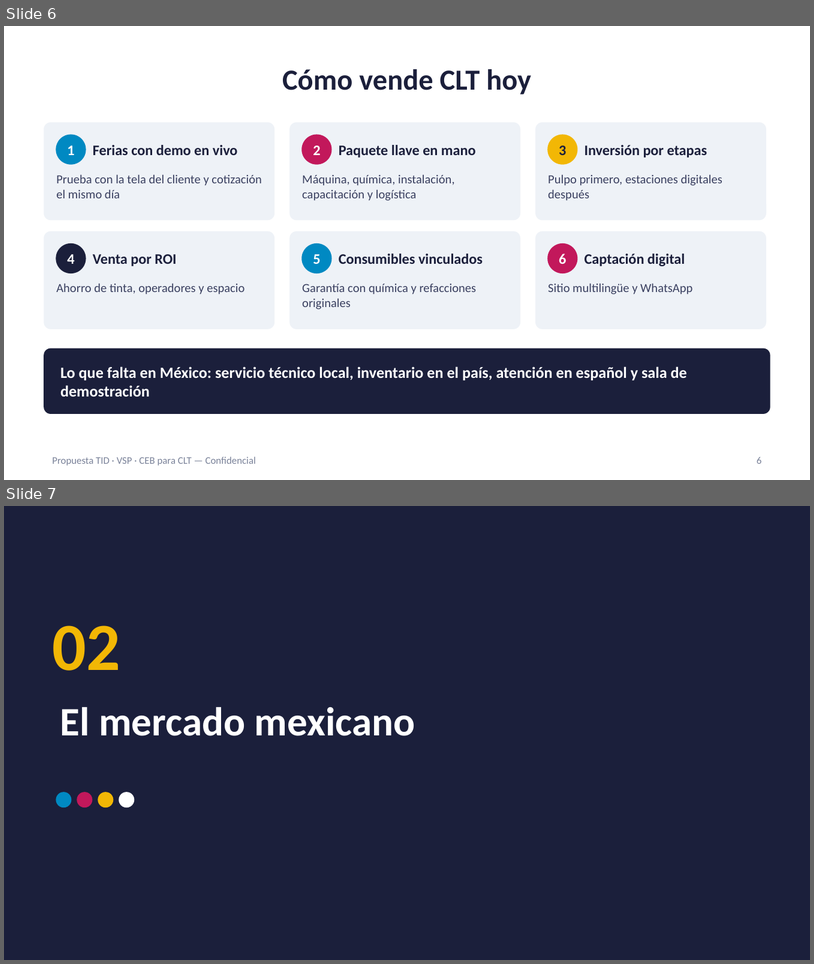
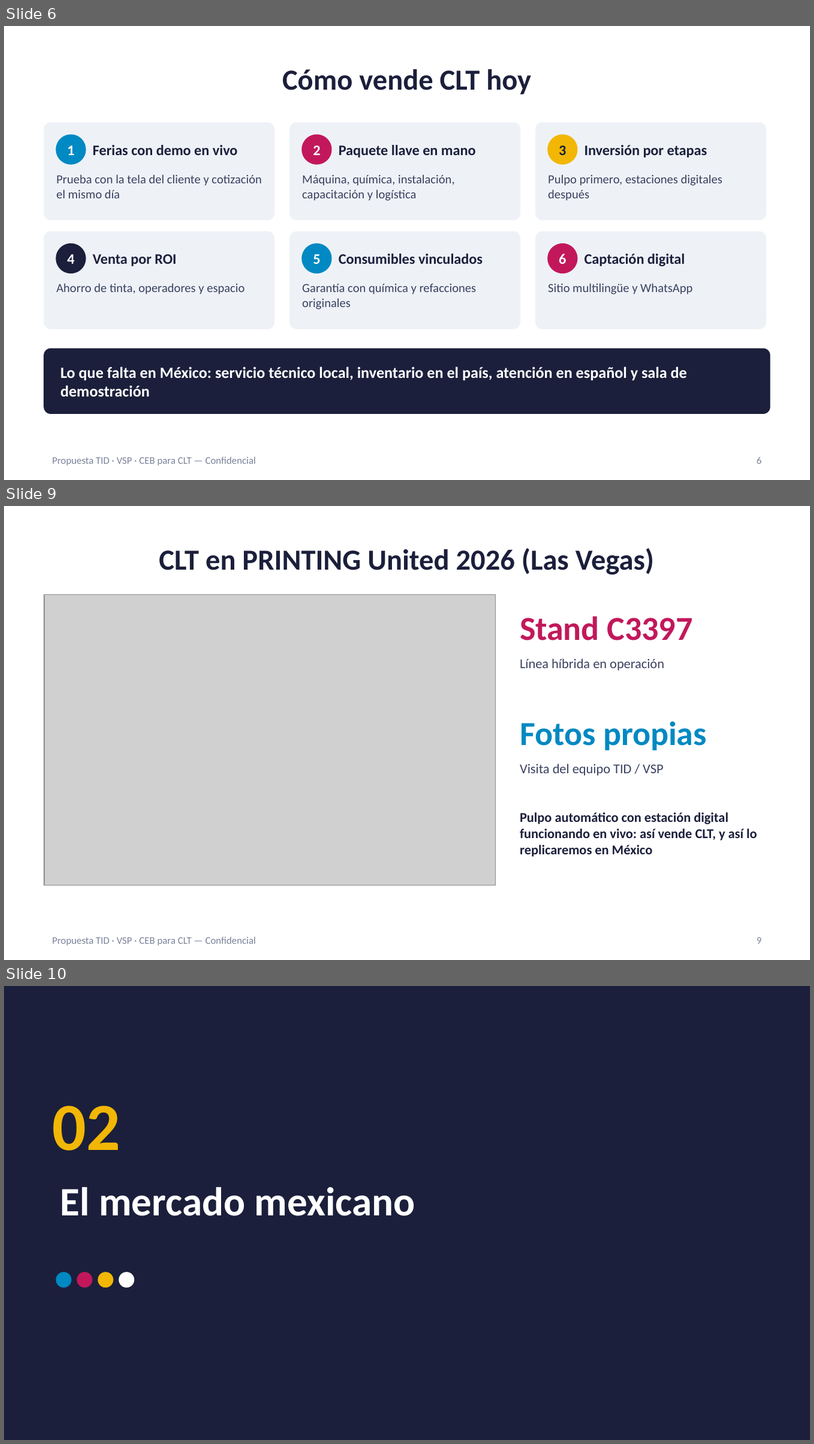
Before and after one commit to carlosmoreno793508/Cosas-Carlos, a slide deck: propuesta-clt/Presentacion_Propuesta_CLT_ES.pptx. Shown one above the other, each under a label of ours: slides 6 and 7 before the commit, slides 6, 9 and 10 after it; the slides between them are not shown. The pictures are 814x964 and 814x1444 pixels, drawn with LibreOffice and Linux fonts; fonts in the diff are those of the drawing; grey boxes stand for pictures. Boxes give left, top, right and bottom in pixels: in the first picture for what was removed or moved away, otherwise in the second. Text is boxed around its words. In the diff, an @@ line names an element or a change of style, - is before the commit and + after.

```diff
--- a/propuesta-clt/Presentacion_Propuesta_CLT_ES.pptx
+++ b/propuesta-clt/Presentacion_Propuesta_CLT_ES.pptx
@@ slide 9 added at [4, 506, 810, 960], background #FFFFFF; not listed: 1 template element that a slide beside it also shows @@
@@ title added at [159, 548, 654, 575], 26 pt, text #1B1F3B, bold @@
+CLT en PRINTING United 2026 (Las Vegas)
@@ picture added at [44, 595, 496, 885] @@
@@ text added at [520, 616, 693, 640], 30 pt, text #C2185B, bold @@
+Stand C3397
@@ text added at [520, 658, 665, 670], 12 pt, text #3A4060 @@
+Línea híbrida en operación
@@ text added at [520, 721, 707, 750], 30 pt, text #0089C2, bold @@
+Fotos propias
@@ text added at [520, 763, 663, 775], 12 pt, text #3A4060 @@
+Visita del equipo TID / VSP
@@ text added at [520, 812, 758, 856], 12 pt, text #1B1F3B, bold @@
+Pulpo automático con estación digital funcionando en vivo: así vende CLT, y así lo replicaremos en México
@@ page number added at [757, 937, 762, 943], 9 pt, text #7A8299 @@
+9
@@ what was slide 7 is now slide 10 @@
```
Also in this commit, not shown: 1 slide changed, 2 other slides added, 28 other files.
